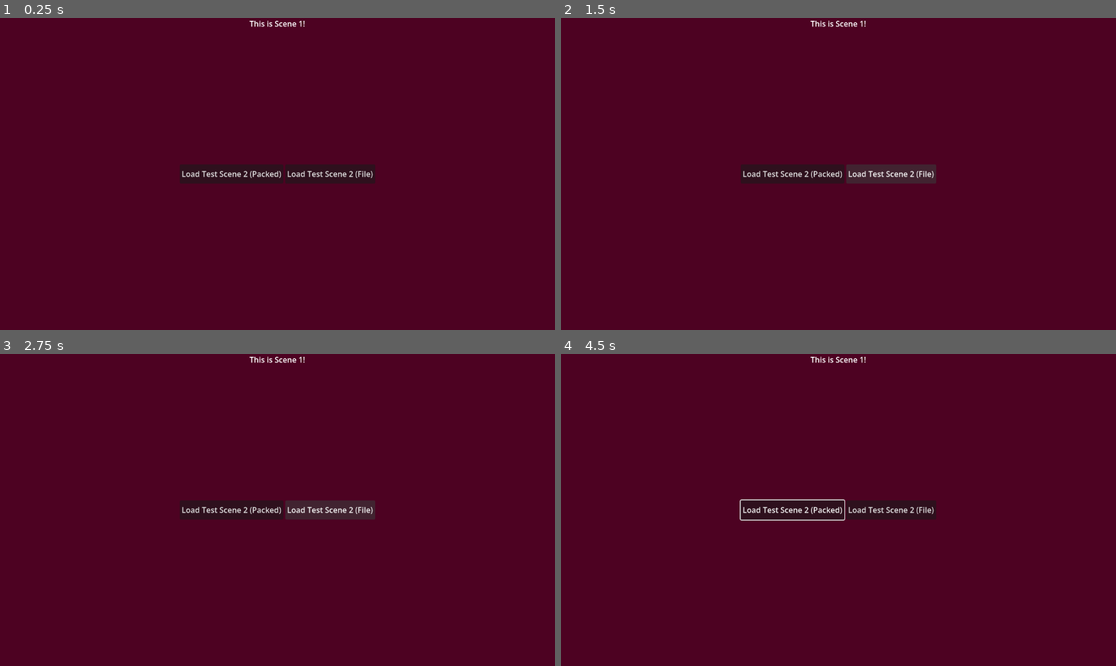
Above: before the commit, frames 1-4 (two rows, left to right).
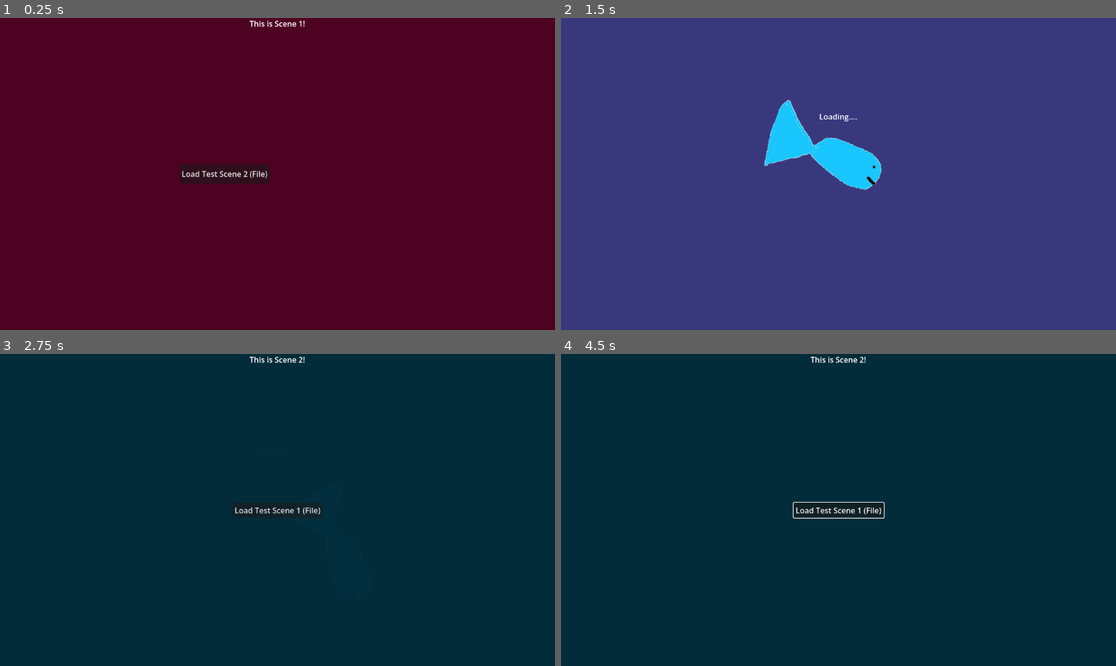
Above: after the commit, the same moments.

Repository: gmuGADIG/King-Fisher
Game: Godot game, scene res://temp/scene_transition_test/test_scene_1.tscn
The game is run twice, just before and just after one commit, with the same random seed, the same clock (stepped at 60 frames per second) and the same inputs. This scene is started directly instead of the project's main scene.
Inputs (mouse positions are in pixels of both pictures, inside the frame that each line leads up to):
- Up to frame 1 (0.25 s): no input
- Up to frame 2 (1.5 s): click (794, 174) at 0.5 s, where only the run before the commit has a clickable "Load Test Scene 2 (Packed)"; click "Load Test Scene 2 (File)" at 1.25 s
- Up to frame 3 (2.75 s): click "Load Test Scene 2 (File)" (after the commit: "Load Test Scene 1 (File)") at 2 s
- Up to frame 4 (4.5 s): move the mouse to (960, 494) at 2.77 s; hold D (move_right) 2.78-3.5 s; click (960, 494) at 2.85 s; drag from (727, 525) to (810, 572) at 3.52 s; move the mouse to (894, 441) at 4.27 s; hold D (move_right) from 4.28 s (still down); hold Tab (scoreboard) from 4.28 s (still down)

The runs differ from the first frame. In frame 1, 1.1% of the frame differs, in the area x 45-68%, y 46-54%; in frame 2, 100%, in the area x 0-100%, y 0-100%; in frame 3, 100%; in frame 4, 100%.
Error before the commit: Parse Error: Invalid argument for "change_to_packed()" function: argument 1 should be "String" but is "PackedScene". (res://temp/scene_transition_test/scene_sw…

Commit message:
fix crash when debug->browser

Diff:
--- a/temp/scene_transition_test/scene_switch_test.gd
+++ b/temp/scene_transition_test/scene_switch_test.gd
@@ -1,10 +1,7 @@
 extends Node
 
-@export var packed_scene: PackedScene
+#@export var packed_scene: PackedScene
 @export_file("*.tscn") var file_scene: String
-
-func _on_packed_button_pressed() -> void:
-	ScreenTransition.change_to_packed(packed_scene)
 
 func _on_file_button_pressed() -> void:
 	ScreenTransition.change_to_file(file_scene)
--- a/temp/scene_transition_test/test_scene_1.tscn
+++ b/temp/scene_transition_test/test_scene_1.tscn
@@ -1,7 +1,6 @@
 [gd_scene format=3 uid="uid://ce4tplvc35dgd"]
 
 [ext_resource type="Script" uid="uid://8u6kgaub30jb" path="res://temp/scene_transition_test/scene_switch_test.gd" id="1_4gx3k"]
-[ext_resource type="PackedScene" uid="uid://bg3ck202pjqam" path="res://temp/scene_transition_test/test_scene_2.tscn" id="2_c2wor"]
 
 [node name="TestScene1" type="Control" unique_id=1245124781]
 layout_mode = 3
@@ -11,7 +10,6 @@
 grow_horizontal = 2
 grow_vertical = 2
 script = ExtResource("1_4gx3k")
-packed_scene = ExtResource("2_c2wor")
 file_scene = "uid://bg3ck202pjqam"
 
 [node name="ColorRect" type="ColorRect" parent="." unique_id=189070359]
@@ -48,13 +46,8 @@
 grow_horizontal = 2
 grow_vertical = 2
 
-[node name="PackedButton" type="Button" parent="HBoxContainer" unique_id=626451068]
-layout_mode = 2
-text = "Load Test Scene 2 (Packed)"
-
 [node name="FileButton" type="Button" parent="HBoxContainer" unique_id=1462435359]
 layout_mode = 2
 text = "Load Test Scene 2 (File)"
 
-[connection signal="pressed" from="HBoxContainer/PackedButton" to="." method="_on_packed_button_pressed"]
 [connection signal="pressed" from="HBoxContainer/FileButton" to="." method="_on_file_button_pressed"]
--- a/ui/debug_menu/debug_menu.tscn
+++ b/ui/debug_menu/debug_menu.tscn
@@ -45,7 +45,7 @@
 [node name="LobbyBrowser" parent="PanelContainer/MarginContainer/VBoxContainer" unique_id=2129658815 instance=ExtResource("2_bvele")]
 layout_mode = 2
 text = "Lobby Browser"
-scene_path = "lobby_browser"
+scene_path = "C:/Godot/King-Fisher/ui/lobby_browser/lobby_browser.tscn"
 
 [node name="MainMenu" parent="PanelContainer/MarginContainer/VBoxContainer" unique_id=658329568 instance=ExtResource("2_bvele")]
 layout_mode = 2
--- a/ui/screen_transition/screen_transition.gd
+++ b/ui/screen_transition/screen_transition.gd
@@ -8,7 +8,7 @@
 
 var m_path : String
 
-func change_to_packed(path: String):
+func change_to_file(path: String):
 	loading_screen.modulate.a = 0
 	loading_screen.visible = true
 	anim.play("loading")
@@ -41,7 +41,3 @@
 	loading_screen.modulate.a = 0
 	loading_screen.visible = false
 	anim.stop()
-
-func change_to_file(path: String):
-	m_path = path
-	change_to_packed(path)
Not shown, changed: addons/zylann.hterrain/tools/load_texture_dialog.gd
